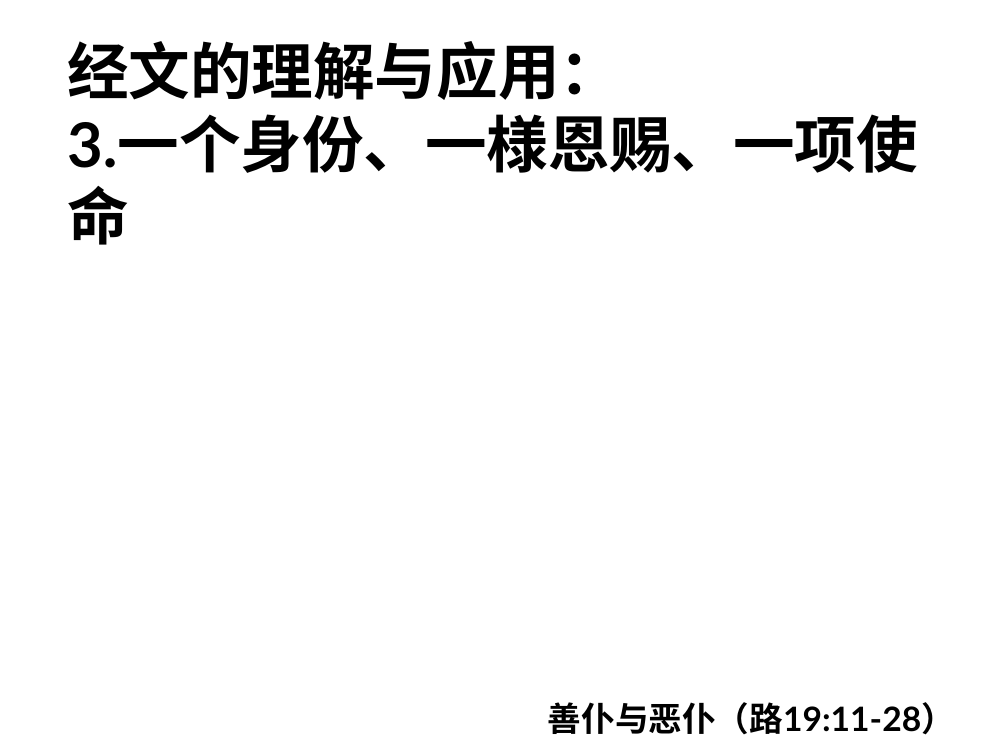
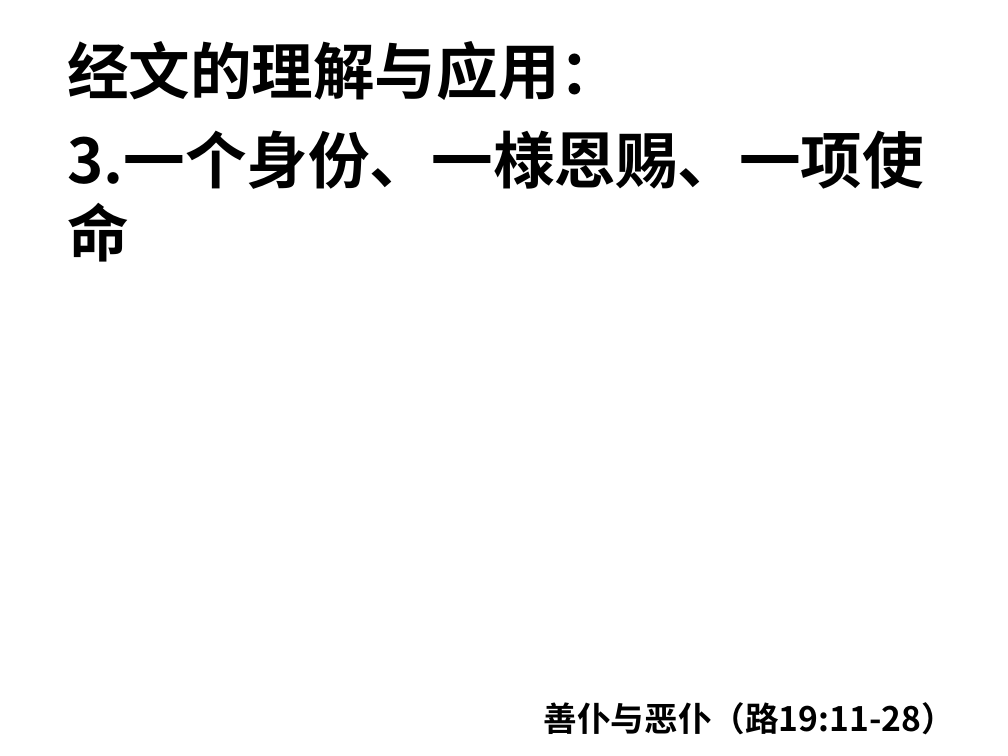
Before and after one commit to jackey-qiu/pyworship, a slide deck: slide 92 of 2023-09-03.pptx. Drawn at 1008x756 pixels with LibreOffice and Linux fonts; fonts in the diff are those of the drawing. Boxes give left, top, right and bottom in pixels: in the first picture for what was removed or moved away, otherwise in the second. Text is boxed around its words. In the diff, an @@ line names an element or a change of style, - is before the commit and + after.

```diff
--- a/2023-09-03.pptx
+++ b/2023-09-03.pptx
@@ text "经文的理解与应用：" at (67,41,924,262): font Lato to Noto Sans CJK SC; more space between paragraphs @@
@@ text "善仆与恶仆（路19:11-28）" at (544,702,955,735): font Lato to Noto Sans CJK SC @@
```
Also in this commit, not shown: 101 other slides changed, 1 other file.
